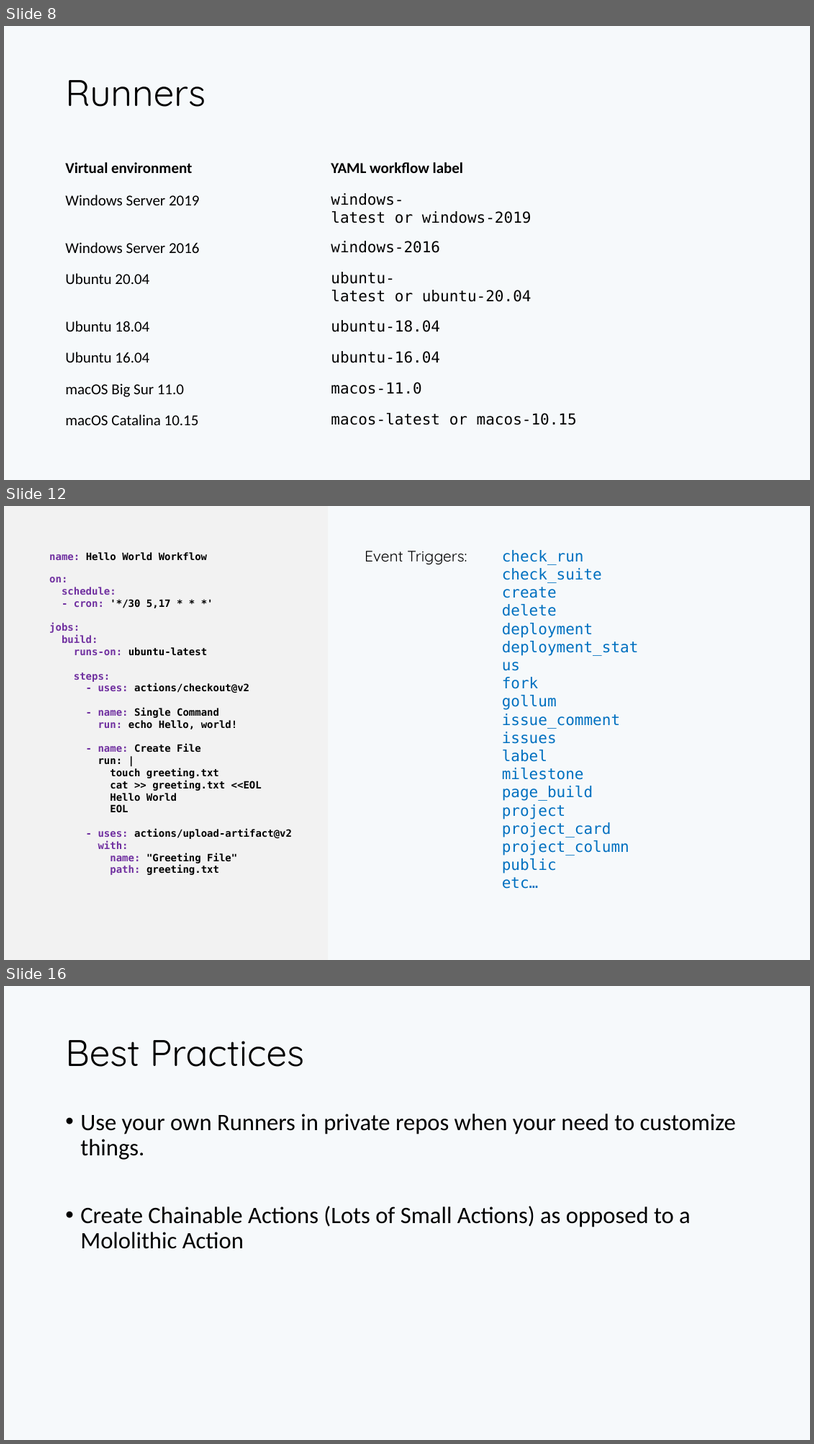
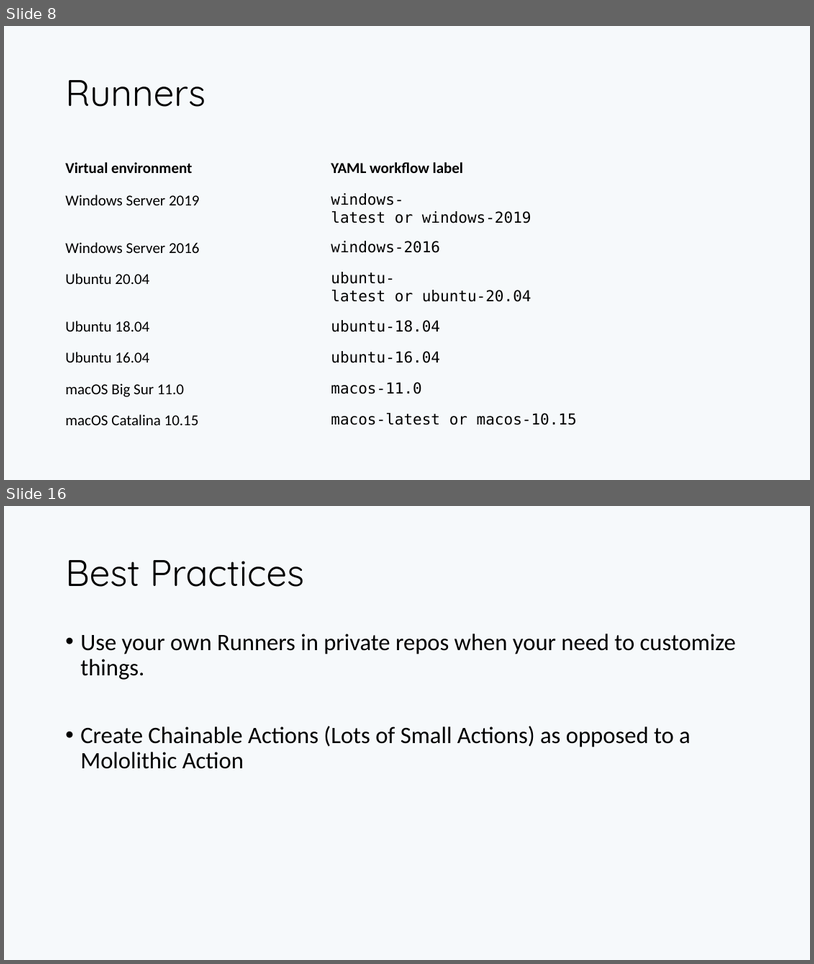
Before and after one commit to PaulRiviera/Demos, a slide deck: GitHub_Actions_101/Actions101.pptx. Shown one above the other, each under a label of ours: slides 8, 12 and 16 before the commit, slides 8 and 16 after it; the slides between them are not shown. The pictures are 814x1444 and 814x964 pixels, drawn with LibreOffice and Linux fonts; fonts in the diff are those of the drawing. Boxes give left, top, right and bottom in pixels: in the first picture for what was removed or moved away, otherwise in the second. Text is boxed around its words. In the diff, an @@ line names an element or a change of style, - is before the commit and + after.

```diff
--- a/GitHub_Actions_101/Actions101.pptx
+++ b/GitHub_Actions_101/Actions101.pptx
@@ slide 12 removed at (4,506,810,960), background #F6F9FB @@
@@ rectangle removed at (4,506,328,960) @@
@@ text removed at (49,552,292,875) @@
-name: Hello World Workflow
-on:
-schedule:
-- cron: '*/30 5,17 * * *'
-jobs:
-build:
-runs-on: ubuntu-latest
-steps:
-- uses: actions/checkout@v2
-- name: Single Command
-run: echo Hello, world!
-- name: Create File
-run: |
-touch greeting.txt
-cat >> greeting.txt <<EOL
-Hello World
-EOL
-- uses: actions/upload-artifact@v2
-with:
-name: "Greeting File"
-path: greeting.txt
@@ text removed at (365,551,467,565) @@
-Event Triggers:
@@ text removed at (502,550,639,888) @@
-check_run
-check_suite
-create
-delete
-deployment
-deployment_status
-fork
-gollum
-issue_comment
-issues
-label
-milestone
-page_build
-project
-project_card
-project_column
-public
-etc…
```
Also in this commit, not shown: 5 slides changed, 5 slides added, 4 other slides removed, 1 other file.
